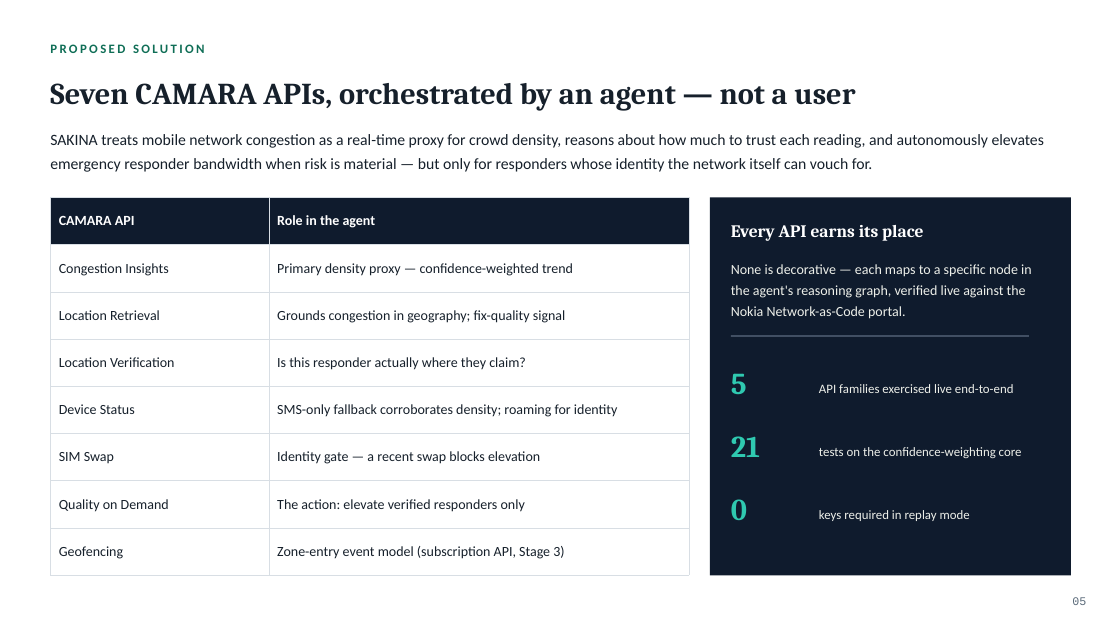
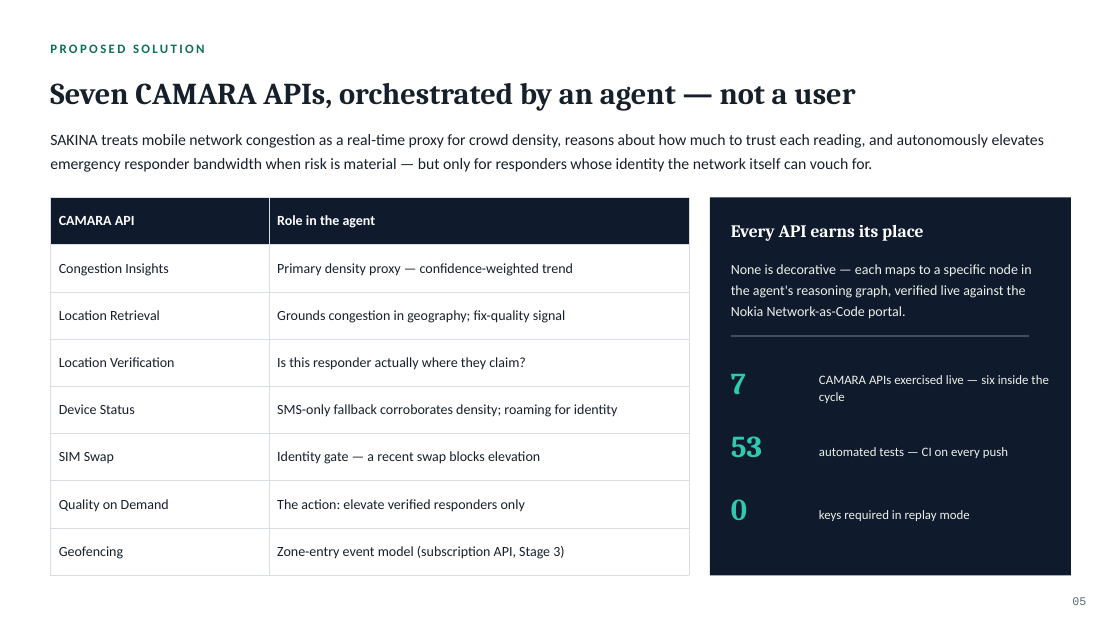
Before and after one commit to MhmoodHmmam/sakina, a slide deck: slide 5 of SAKINA_Pitch_Deck.pptx. Drawn at 1120x630 pixels with LibreOffice and Linux fonts; fonts in the diff are those of the drawing. Boxes give left, top, right and bottom in pixels: in the first picture for what was removed or moved away, otherwise in the second. Text is boxed around its words. In the diff, an @@ line names an element or a change of style, - is before the commit and + after.

```diff
--- a/SAKINA_Pitch_Deck.pptx
+++ b/SAKINA_Pitch_Deck.pptx
@@ text at bbox=[731, 373, 746, 394]: text changed @@
-5
+7
@@ text at bbox=[819, 375, 1048, 403]: text changed @@
-API families exercised live end-to-end
+CAMARA APIs exercised live — six inside the cycle
@@ text at bbox=[731, 436, 762, 457]: text changed @@
-21
+53
@@ text at bbox=[819, 447, 1008, 458]: text changed @@
-tests on the confidence-weighting core
+automated tests — CI on every push
```
Also in this commit, not shown: 4 other slides changed, 1 slide added, 1 other file.
